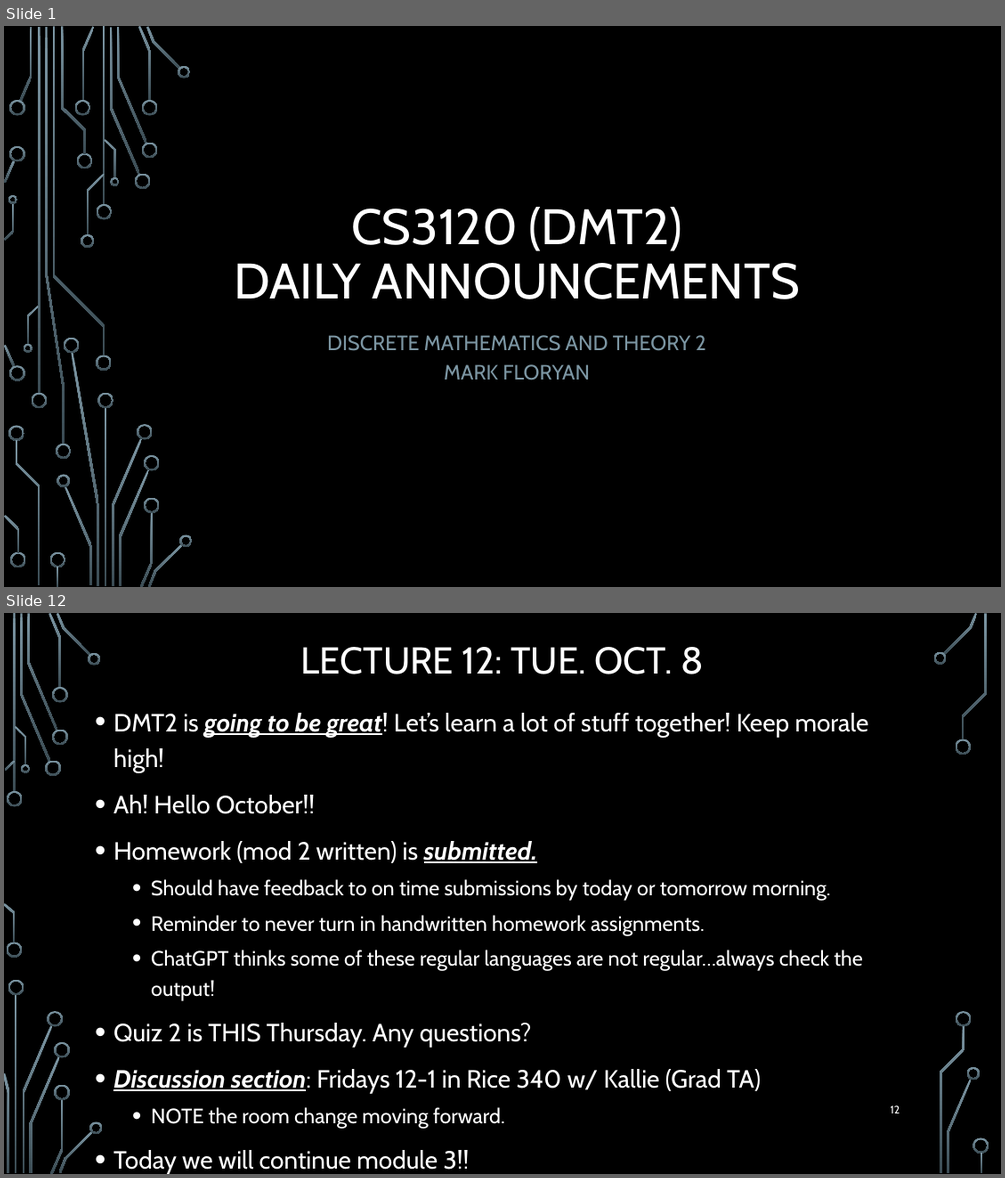
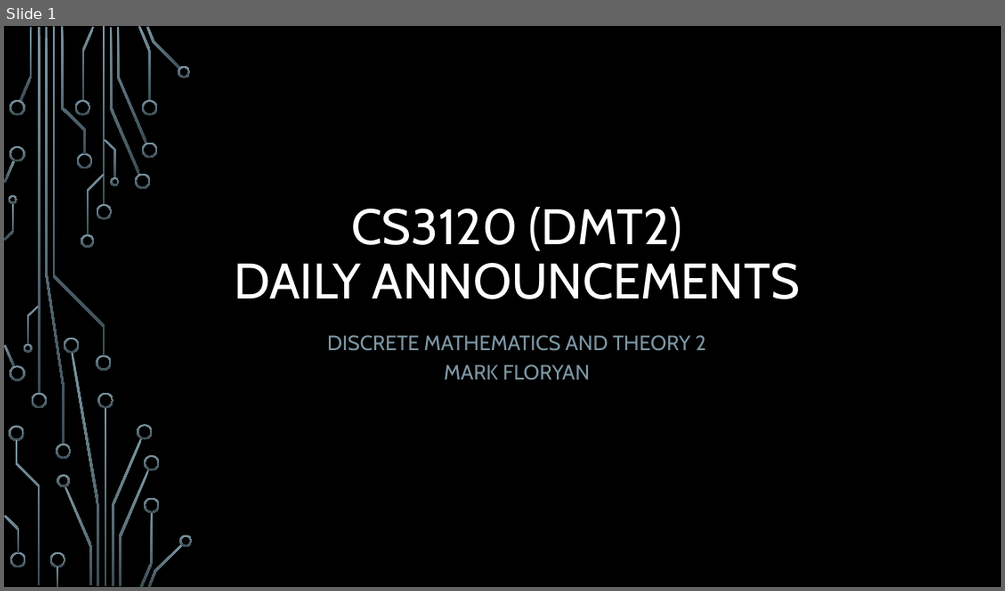
Before and after one commit to markfloryan/dmt2, a slide deck: slides/00-DailyAnnouncements.pptx. Shown one above the other, each under a label of ours: slides 1 and 12 before the commit, slide 1 after it; the slides between them are not shown. The pictures are 1005x1178 and 1005x591 pixels, drawn with LibreOffice and Linux fonts; fonts in the diff are those of the drawing; background and template pictures are left out. Boxes give left, top, right and bottom in pixels: in the first picture for what was removed or moved away, otherwise in the second. Text is boxed around its words. In the diff, an @@ line names an element or a change of style, - is before the commit and + after.

```diff
--- a/slides/00-DailyAnnouncements.pptx
+++ b/slides/00-DailyAnnouncements.pptx
@@ slide 12 removed at bbox=[4, 613, 1001, 1174], background picture (left out) @@
@@ title removed at bbox=[301, 647, 704, 674] @@
-LECTURE 12: TUE. OCT. 8
@@ text removed at bbox=[113, 713, 869, 1128] @@
-• DMT2 is going to be great! Let’s learn a lot of stuff together! Keep morale high!
-• Ah! Hello October!!
-• Homework (mod 2 written) is submitted.
-  • Should have feedback to on time submissions by today or tomorrow morning.
-  • Reminder to never turn in handwritten homework assignments.
-  • ChatGPT thinks some of these regular languages are not regular…always check the output!
-• Quiz 2 is THIS Thursday. Any questions?
-• Discussion section: Fridays 12-1 in Rice 340 w/ Kallie (Grad TA)
-  • NOTE the room change moving forward.
-• Today we will continue module 3!!
@@ page number removed at bbox=[890, 1105, 900, 1113] @@
-12
@@ group removed at bbox=[4, 613, 989, 1174]: 33 freeform shapes, 3 rectangles @@
```
Also in this commit, not shown: 1 slide changed, 19 other slides removed, 8 other files.
